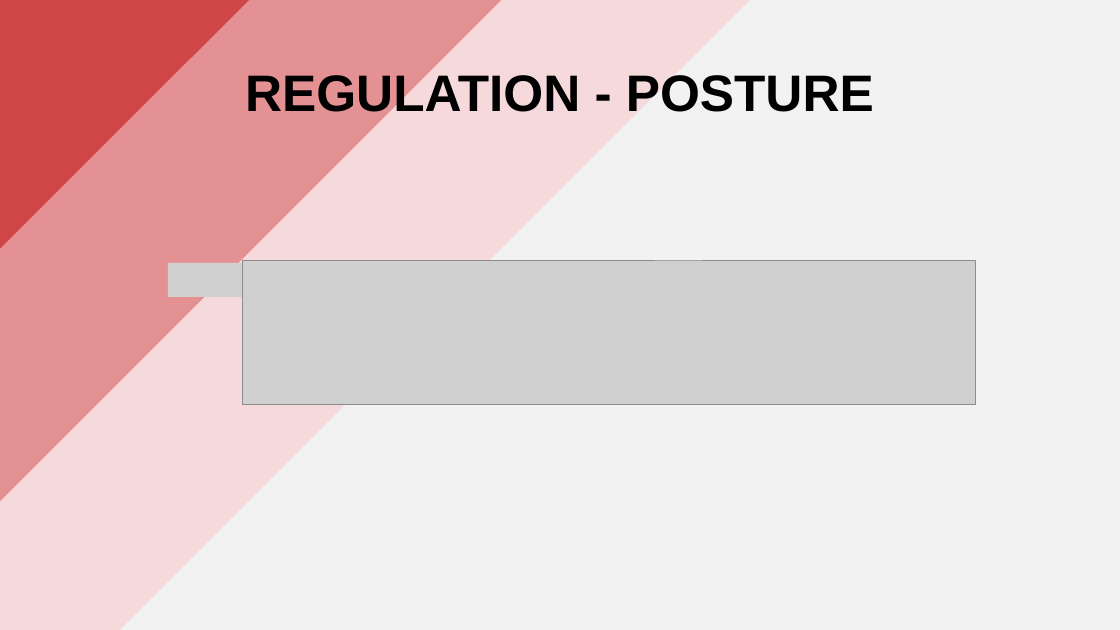
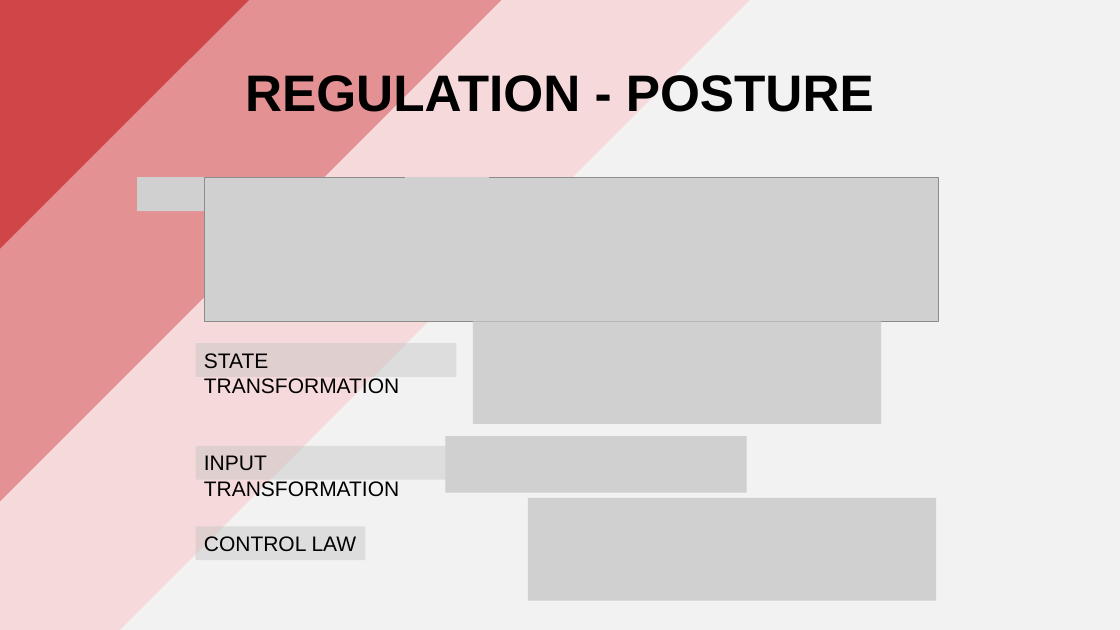
Before and after one commit to PippoGot/R-C2, a slide deck: slide 8 of documentation/presentation.pptx. Drawn at 1120x630 pixels with LibreOffice and Linux fonts; fonts in the diff are those of the drawing; grey boxes stand for pictures. Boxes give left, top, right and bottom in pixels: in the first picture for what was removed or moved away, otherwise in the second. Text is boxed around its words. In the diff, an @@ line names an element or a change of style, - is before the commit and + after.

Commit message:
added control law to posture

```diff
--- a/documentation/presentation.pptx
+++ b/documentation/presentation.pptx
@@ picture added at <box>137,177,298,211</box> @@
@@ picture: place and size @@
-picture at <box>242,260,975,405</box>
+picture at <box>205,177,939,322</box>
@@ picture added at <box>405,177,489,229</box> @@
@@ picture added at <box>625,179,672,204</box> @@
@@ picture removed at <box>168,263,329,297</box> @@
@@ picture added at <box>363,242,456,276</box> @@
@@ picture removed at <box>441,263,525,314</box> @@
@@ picture removed at <box>655,260,702,286</box> @@
@@ picture added at <box>473,322,881,424</box> @@
@@ rectangle added at <box>196,343,457,376</box>, fill #BFBFBF at 40% opacity, 18 pt, text #000000 @@
+STATE TRANSFORMATION
@@ picture removed at <box>394,333,487,366</box> @@
@@ rectangle added at <box>196,446,457,480</box>, fill #BFBFBF at 40% opacity, 18 pt, text #000000 @@
+INPUT TRANSFORMATION
@@ picture added at <box>445,436,746,492</box> @@
@@ picture added at <box>528,498,936,601</box> @@
@@ rectangle added at <box>196,527,365,560</box>, fill #BFBFBF at 40% opacity, 18 pt, text #000000 @@
+CONTROL LAW
```
